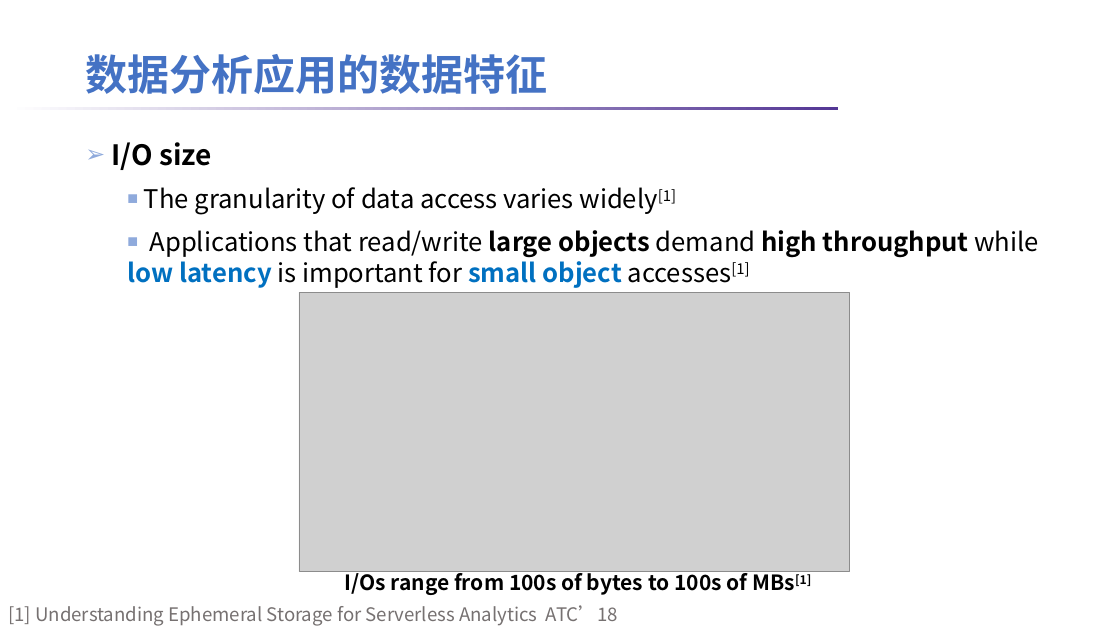
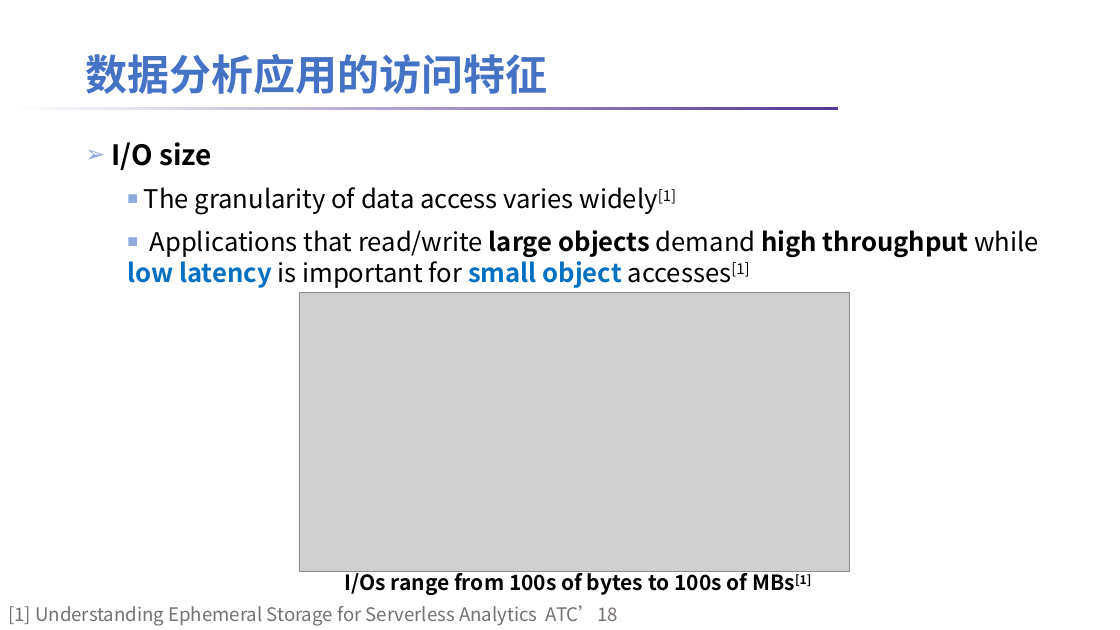
Before and after one commit to lt2000/ADSL, a slide deck: slide 7 of meeting/Serverless数据分析应用特征的定性分析.pptx. Drawn at 1120x630 pixels with LibreOffice and Linux fonts; fonts in the diff are those of the drawing; grey boxes stand for pictures; background and template pictures are left out. Boxes give left, top, right and bottom in pixels: in the first picture for what was removed or moved away, otherwise in the second. Text is boxed around its words. In the diff, an @@ line names an element or a change of style, - is before the commit and + after.

Commit message:
update md

```diff
--- a/meeting/Serverless数据分析应用特征的定性分析.pptx
+++ b/meeting/Serverless数据分析应用特征的定性分析.pptx
@@ title at (85,54,547,94): text changed @@
-数据分析应用的数据特征
+数据分析应用的访问特征
```
Also in this commit, not shown: 1 other slide changed.
